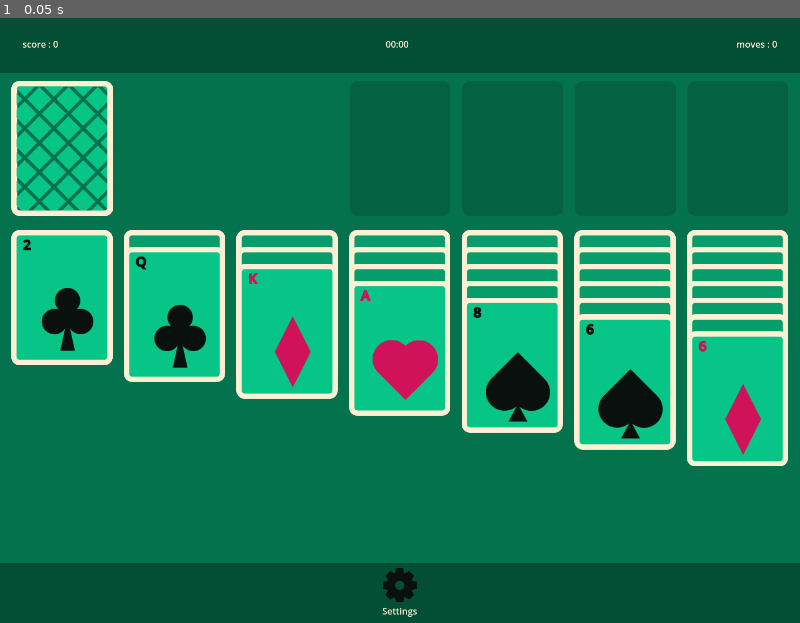
Above: before the commit, frame 1.
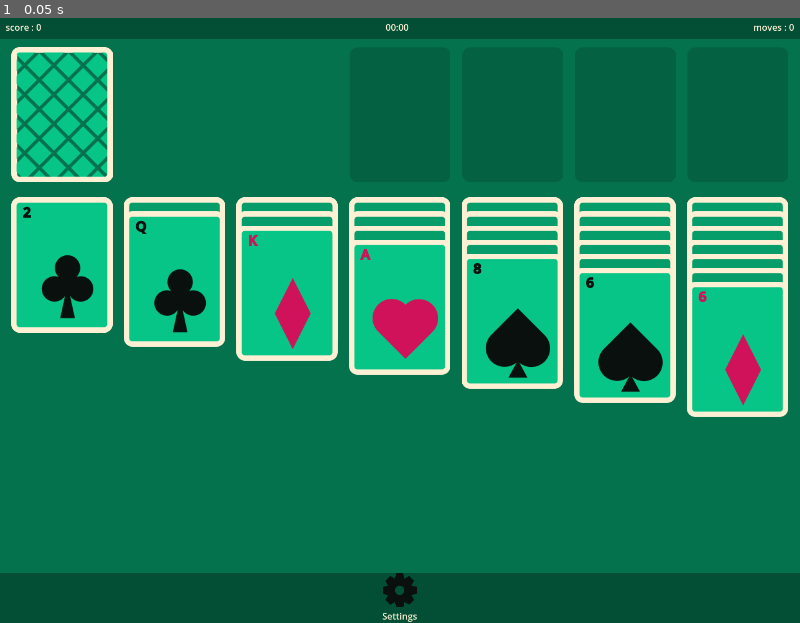
Above: after the commit, the same moment.

Repository: SAANN3/Solitaire
Game: Godot game, scene res://entity/Root/HRoot_Scene.tscn
Same seed, same stepped clock (60 frames per second), same inputs: the game is played once before the commit and once after it. This scene is started directly instead of the project's main scene.
Inputs:
- Up to frame 1 (0.05 s): no input

The runs differ from the first frame. In frame 1, 29% of the frame differs, in the area x 0-100%, y 0-100%.

Commit message:
Move group of cards, from tableau to tableau && better spacing

Diff:
--- a/entity/Card/Card.gd
+++ b/entity/Card/Card.gd
@@ -14,6 +14,9 @@
 
 var mouse_inside: bool = false
 var moving: bool = false
+var chain_parent: bool = false
+var chain_card: Card = null
+var mouse_chained_pos: Vector2
 var enabled: bool = false
 var reversed: bool = false
 var old_pos: Vector2
@@ -61,13 +64,18 @@
 
 func _process(delta: float) -> void:
 	if moving && old_pos:
-		position += get_global_mouse_position() - old_pos
-		old_pos = get_global_mouse_position()
+		mouse_chained_pos = get_global_mouse_position()
+		position += mouse_chained_pos - old_pos
+		old_pos += mouse_chained_pos - old_pos
+	if chain_card:
+		global_position = chain_card.global_position - old_pos
 
 func flip(change: bool = true) -> void:
 	if change:
 		reversed = !reversed
 		card_flipped.emit(reversed)
+		if parent is Tableau_Pile && !reversed:
+			parent.child_flipped_up(self)
 	if reversed_side_texture && root_texture:
 		if reversed:
 			reversed_side_texture.visible = true
@@ -93,18 +101,47 @@
 			i.add_theme_color_override("font_color","#cf1259")
 		else:
 			i.add_theme_color_override("font_color","#0A100D")
+
 func _on_mouse_entered(state: bool) -> void:
 	mouse_inside = state
+
+func follow_chain(card: Card, index: int) -> void:
+	default_pos = position
+	old_pos = card.position - position
+	chain_card = card
+	old_z = z_index
+	z_index = index
+
+func unfollow_chain() -> void:
+	position = default_pos
+	old_pos = Vector2(0,0)
+	z_index = old_z
+	old_z = 0
+	chain_card = null
+
+func change_parent(future_parent: Card_Controller) -> void:
+	card_moved.emit(parent, future_parent)
+	parent.leave(self)
+	future_parent.enter(self)
 
 func _input(event: InputEvent) -> void:
 	if event is InputEventMouseButton && event.button_index == MOUSE_BUTTON_LEFT && enabled:
 		if mouse_inside && event.is_pressed():
 			old_z = z_index
 			default_pos = position
-			moving = true
 			z_index = 99
 			old_pos = get_global_mouse_position()
+			moving = true
+			if parent is Tableau_Pile:
+				var cards: Array[Card] = parent.get_next_cards(self)
+				if cards.size() > 0:
+					chain_parent = true
+				for i: Card in cards:
+					i.follow_chain(self, z_index + cards.find(i))
 		if moving && !event.is_pressed():
+			if chain_parent:
+				for card: Card in parent.get_next_cards(self):
+					card.unfollow_chain()
 			if future_parents.size() > 0:
 				var closest_parent: Card_Controller = null
 				var length_closest: float = 0.0
@@ -122,14 +159,21 @@
 						closest_parent = i
 						length_closest = self.get_global_rect().get_center().distance_to(i.get_global_rect().get_center())
 				if closest_parent && closest_parent.can_enter(self):
-					if parent:
-						card_moved.emit(parent,closest_parent)
-						parent.leave(self)
-						closest_parent.enter(self)
+					if chain_parent:
+						var cards: Array[Card] = parent.get_next_cards(self)
+						if closest_parent is Tableau_Pile:
+							change_parent(closest_parent)
+							for card: Card in cards:
+								card.change_parent(closest_parent)
+
+					elif parent:
+						change_parent(closest_parent)
 				future_parents.clear()
 			moving = false
 			position = default_pos
 			z_index = old_z
+			chain_parent = false
+
 
 
 func save() -> Dictionary:
@@ -145,4 +189,5 @@
 	return card
 
 func _exit_tree() -> void:
-	enabled = false
+	#enabled = false
+	pass
--- a/entity/Card/Card.tscn
+++ b/entity/Card/Card.tscn
@@ -10,6 +10,69 @@
 
 [sub_resource type="RectangleShape2D" id="RectangleShape2D_mp0te"]
 size = Vector2(181, 243)
+
+[sub_resource type="Animation" id="Animation_a3goc"]
+length = 0.001
+tracks/0/type = "value"
+tracks/0/imported = false
+tracks/0/enabled = true
+tracks/0/path = NodePath("ReverseSide:scale")
+tracks/0/interp = 1
+tracks/0/loop_wrap = true
+tracks/0/keys = {
+"times": PackedFloat32Array(0),
+"transitions": PackedFloat32Array(1),
+"update": 0,
+"values": [Vector2(1, 1)]
+}
+tracks/1/type = "value"
+tracks/1/imported = false
+tracks/1/enabled = true
+tracks/1/path = NodePath("ReverseSide:flip_v")
+tracks/1/interp = 1
+tracks/1/loop_wrap = true
+tracks/1/keys = {
+"times": PackedFloat32Array(0),
+"transitions": PackedFloat32Array(1),
+"update": 1,
+"values": [false]
+}
+tracks/2/type = "value"
+tracks/2/imported = false
+tracks/2/enabled = true
+tracks/2/path = NodePath("Bg:scale")
+tracks/2/interp = 1
+tracks/2/loop_wrap = true
+tracks/2/keys = {
+"times": PackedFloat32Array(0),
+"transitions": PackedFloat32Array(1),
+"update": 0,
+"values": [Vector2(1, 1)]
+}
+tracks/3/type = "value"
+tracks/3/imported = false
+tracks/3/enabled = true
+tracks/3/path = NodePath("Bg:visible")
+tracks/3/interp = 1
+tracks/3/loop_wrap = true
+tracks/3/keys = {
+"times": PackedFloat32Array(0),
+"transitions": PackedFloat32Array(1),
+"update": 1,
+"values": [true]
+}
+tracks/4/type = "value"
+tracks/4/imported = false
+tracks/4/enabled = true
+tracks/4/path = NodePath("ReverseSide:visible")
+tracks/4/interp = 1
+tracks/4/loop_wrap = true
+tracks/4/keys = {
+"times": PackedFloat32Array(0),
+"transitions": PackedFloat32Array(1),
+"update": 1,
+"values": [true]
+}
 
 [sub_resource type="Animation" id="Animation_mvofu"]
 resource_name = "flip"
@@ -61,69 +124,6 @@
 "transitions": PackedFloat32Array(1, 1, 1),
 "update": 1,
 "values": [true, false, false]
-}
-
-[sub_resource type="Animation" id="Animation_a3goc"]
-length = 0.001
-tracks/0/type = "value"
-tracks/0/imported = false
-tracks/0/enabled = true
-tracks/0/path = NodePath("ReverseSide:scale")
-tracks/0/interp = 1
-tracks/0/loop_wrap = true
-tracks/0/keys = {
-"times": PackedFloat32Array(0),
-"transitions": PackedFloat32Array(1),
-"update": 0,
-"values": [Vector2(1, 1)]
-}
-tracks/1/type = "value"
-tracks/1/imported = false
-tracks/1/enabled = true
-tracks/1/path = NodePath("ReverseSide:flip_v")
-tracks/1/interp = 1
-tracks/1/loop_wrap = true
-tracks/1/keys = {
-"times": PackedFloat32Array(0),
-"transitions": PackedFloat32Array(1),
-"update": 1,
-"values": [false]
-}
-tracks/2/type = "value"
-tracks/2/imported = false
-tracks/2/enabled = true
-tracks/2/path = NodePath("Bg:scale")
-tracks/2/interp = 1
-tracks/2/loop_wrap = true
-tracks/2/keys = {
-"times": PackedFloat32Array(0),
-"transitions": PackedFloat32Array(1),
-"update": 0,
-"values": [Vector2(1, 1)]
-}
-tracks/3/type = "value"
-tracks/3/imported = false
-tracks/3/enabled = true
-tracks/3/path = NodePath("Bg:visible")
-tracks/3/interp = 1
-tracks/3/loop_wrap = true
-tracks/3/keys = {
-"times": PackedFloat32Array(0),
-"transitions": PackedFloat32Array(1),
-"update": 1,
-"values": [true]
-}
-tracks/4/type = "value"
-tracks/4/imported = false
-tracks/4/enabled = true
-tracks/4/path = NodePath("ReverseSide:visible")
-tracks/4/interp = 1
-tracks/4/loop_wrap = true
-tracks/4/keys = {
-"times": PackedFloat32Array(0),
-"transitions": PackedFloat32Array(1),
-"update": 1,
-"values": [true]
 }
 
 [sub_resource type="AnimationLibrary" id="AnimationLibrary_vinlf"]
--- a/entity/CardHolder/Card_holder.gd
+++ b/entity/CardHolder/Card_holder.gd
@@ -59,6 +59,7 @@
 		stack_empty.visible = true
 		stack.visible = false
 	holder_clicked.emit()
+	return
 
 func load_cards(_cards: Array[Card]) -> void:
 	cards_prepared = _cards
--- a/entity/CardHolder/Card_holder.tscn
+++ b/entity/CardHolder/Card_holder.tscn
@@ -3,6 +3,33 @@
 [ext_resource type="Script" path="res://entity/CardHolder/Card_holder.gd" id="1_6ttlg"]
 [ext_resource type="Texture2D" uid="uid://d1rrqy867gkla" path="res://sprites/card_holder.png" id="2_bk81e"]
 [ext_resource type="Texture2D" uid="uid://c7vukp7ytge5x" path="res://sprites/card_holder_empty.png" id="2_x2nep"]
+
+[sub_resource type="Animation" id="Animation_q6d2w"]
+length = 0.001
+tracks/0/type = "value"
+tracks/0/imported = false
+tracks/0/enabled = true
+tracks/0/path = NodePath("Control/Stacker:position")
+tracks/0/interp = 1
+tracks/0/loop_wrap = true
+tracks/0/keys = {
+"times": PackedFloat32Array(0),
+"transitions": PackedFloat32Array(1),
+"update": 0,
+"values": [Vector2(0, 0)]
+}
+tracks/1/type = "value"
+tracks/1/imported = false
+tracks/1/enabled = true
+tracks/1/path = NodePath("Control/Stacker:theme_override_constants/separation")
+tracks/1/interp = 1
+tracks/1/loop_wrap = true
+tracks/1/keys = {
+"times": PackedFloat32Array(0),
+"transitions": PackedFloat32Array(1),
+"update": 1,
+"values": [-120]
+}
 
 [sub_resource type="Animation" id="Animation_odkqn"]
 resource_name = "show"
@@ -30,33 +57,6 @@
 "transitions": PackedFloat32Array(1, 1),
 "update": 0,
 "values": [-180, -120]
-}
-
-[sub_resource type="Animation" id="Animation_q6d2w"]
-length = 0.001
-tracks/0/type = "value"
-tracks/0/imported = false
-tracks/0/enabled = true
-tracks/0/path = NodePath("Control/Stacker:position")
-tracks/0/interp = 1
-tracks/0/loop_wrap = true
-tracks/0/keys = {
-"times": PackedFloat32Array(0),
-"transitions": PackedFloat32Array(1),
-"update": 0,
-"values": [Vector2(0, 0)]
-}
-tracks/1/type = "value"
-tracks/1/imported = false
-tracks/1/enabled = true
-tracks/1/path = NodePath("Control/Stacker:theme_override_constants/separation")
-tracks/1/interp = 1
-tracks/1/loop_wrap = true
-tracks/1/keys = {
-"times": PackedFloat32Array(0),
-"transitions": PackedFloat32Array(1),
-"update": 1,
-"values": [-120]
 }
 
 [sub_resource type="Animation" id="Animation_gts6f"]
--- a/entity/Card_controller.gd
+++ b/entity/Card_controller.gd
@@ -17,12 +17,13 @@
 	_set_last_card(true)
 	_on_card_left()
 
-func enter(card: Card) -> void:
-	_set_last_card(false)
+func enter(card: Card, disable_previous: bool = true) -> void:
+	if disable_previous:
+		_set_last_card(false)
 	cards.append(card)
 	card.parent = self
 	if card.get_parent():
-		card.reparent(cards_holder,false)
+		card.reparent(cards_holder, false)
 	else:
 		cards_holder.add_child(card)
 	_set_last_card(true)
@@ -64,7 +65,7 @@
 	}
 
 func load_dict(dict: Dictionary) -> void:
-	if dict["cards"].size() > 0:
+	if dict["cards"].size() >= 0:
 		var arr: Array[Card] = []
 		arr.assign(dict["cards"].map(func (elem: Dictionary) -> Card: return Card.load_dict(elem)))
 		load_cards(arr)
--- a/entity/Root/Root_Scene.gd
+++ b/entity/Root/Root_Scene.gd
@@ -22,6 +22,9 @@
 	if !Config.mobile:
 		theme.set_font_size("font_size","Label",16)
 		theme.set_font_size("font_size","Button",16)
+		if Config.settingsConf.orientation != DisplayServer.ScreenOrientation.SCREEN_LANDSCAPE:
+			$Main/TopPanel.get_theme_stylebox("panel").set_content_margin_all(10)
+			$Main/BottomPanel.get_theme_stylebox("panel").set_content_margin_all(1)
 	card_holder.holder_recycled.connect(_on_recycled)
 	timer.timeout.connect(_on_timeout)
 	card_holder.holder_clicked.connect(_on_card_holder_clicked)
--- a/entity/TableauPile/Tableau_Pile.gd
+++ b/entity/TableauPile/Tableau_Pile.gd
@@ -1,10 +1,20 @@
 class_name Tableau_Pile
 extends Card_Controller
 
-@onready var pile: VBoxContainer = $CenterContainer/pile
+@onready var pile: VBoxContainer = $CenterContainer/Container/pile
+@onready var pileFlipped: VBoxContainer = $CenterContainer/Container/pileFlipped
+@onready var pileContainer: VBoxContainer = $CenterContainer/Container
 @onready var area: Area2D = $Control/Area2D
 
 func _ready() -> void:
+	if !Config.mobile:
+		pile.add_theme_constant_override("separation",-205)
+		pileFlipped.add_theme_constant_override("separation",-215)
+		pileContainer.add_theme_constant_override("separation",-215)
+	else:
+		pile.add_theme_constant_override("separation",-170)
+		pileFlipped.add_theme_constant_override("separation",-215)
+		pileContainer.add_theme_constant_override("separation",-215)
 	cards_holder = pile
 	collision = area
 	super()
@@ -24,15 +34,37 @@
 	else:
 		return false
 
+func child_flipped_up(card: Card) -> void:
+	card.reparent(pile)
+
+
 func load_cards(_cards: Array[Card], flip: bool = true) -> void:
+	cards = _cards
 	for i: Card in _cards:
-		if i.not_reversed:
-			continue
-		if _cards.find(i) + 1 < _cards.size() && flip:
+		i.parent = self
+		i.enabled = true
+		if _cards.find(i) + 1 < _cards.size() && flip && !i.not_reversed:
+			pileFlipped.add_child(i)
 			i.flip()
-	super(_cards)
+		else:
+			cards_holder.add_child(i)
+			i.enabled = true
+	hide_pile_flipped()
+	_set_last_card(true)
 
+func enter(card: Card, disable_previous: bool = false) -> void:
+	hide_pile_flipped()
+	super(card, disable_previous)
 
 func _on_card_left() -> void:
 	if cards.size() > 0:
-		cards[cards.size() - 1].flip()
+		if cards[cards.size() - 1].reversed:
+			cards[cards.size() - 1].flip()
+	hide_pile_flipped()
+
+func get_next_cards(card: Card) -> Array[Card]:
+	return cards.slice(cards.find(card)+1)
+
+func hide_pile_flipped() -> void:
+	if pileFlipped.get_child_count() == 0:
+		pileFlipped.visible = false
--- a/entity/TableauPile/Tableau_Pile.tscn
+++ b/entity/TableauPile/Tableau_Pile.tscn
@@ -29,7 +29,17 @@
 size_flags_vertical = 0
 texture = ExtResource("2_vg8lp")
 
-[node name="pile" type="VBoxContainer" parent="CenterContainer"]
+[node name="Container" type="VBoxContainer" parent="CenterContainer"]
+layout_mode = 2
+theme_override_constants/separation = -215
+
+[node name="pileFlipped" type="VBoxContainer" parent="CenterContainer/Container"]
+layout_mode = 2
+size_flags_horizontal = 0
+size_flags_vertical = 0
+theme_override_constants/separation = -215
+
+[node name="pile" type="VBoxContainer" parent="CenterContainer/Container"]
 layout_mode = 2
 size_flags_horizontal = 0
 size_flags_vertical = 0
